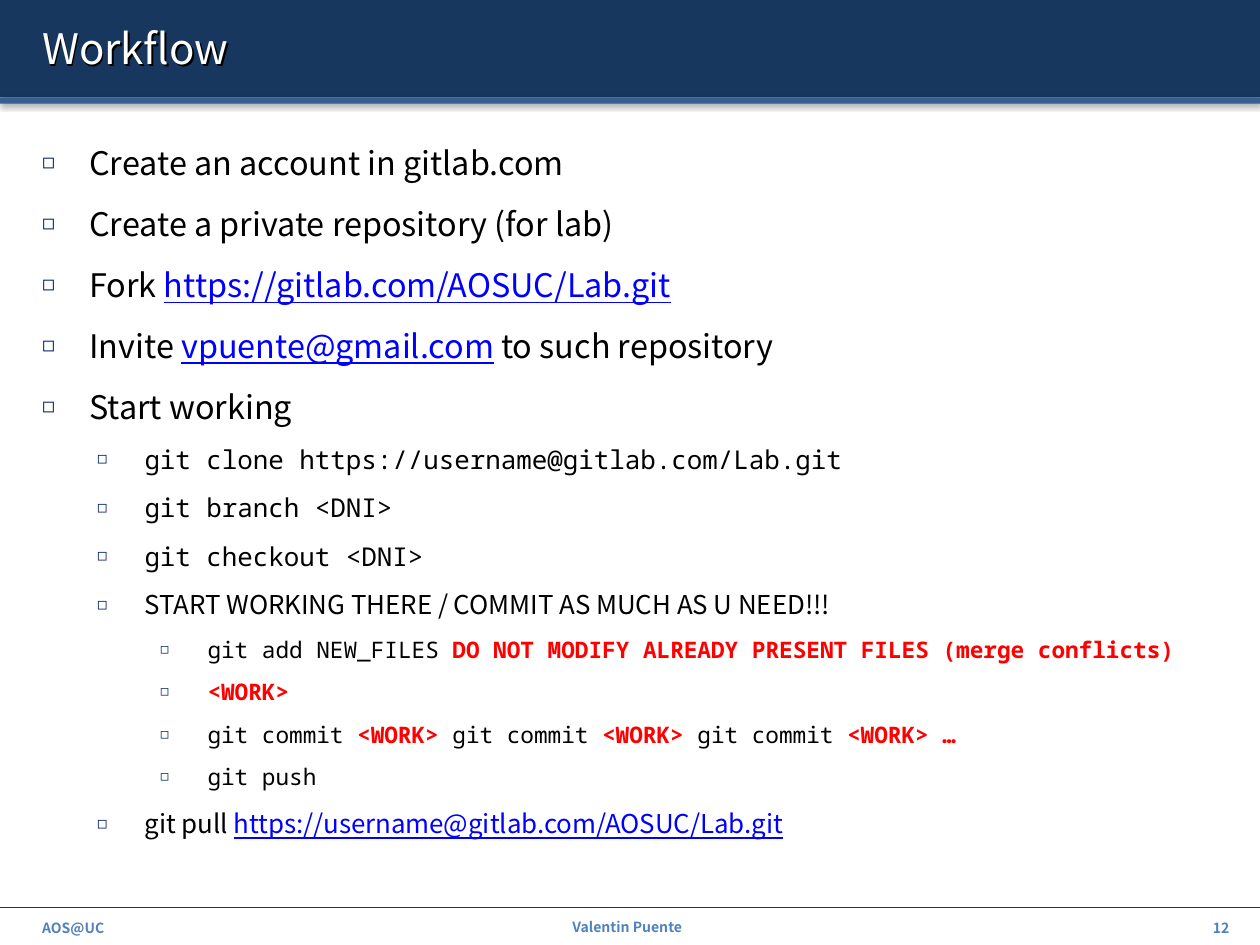
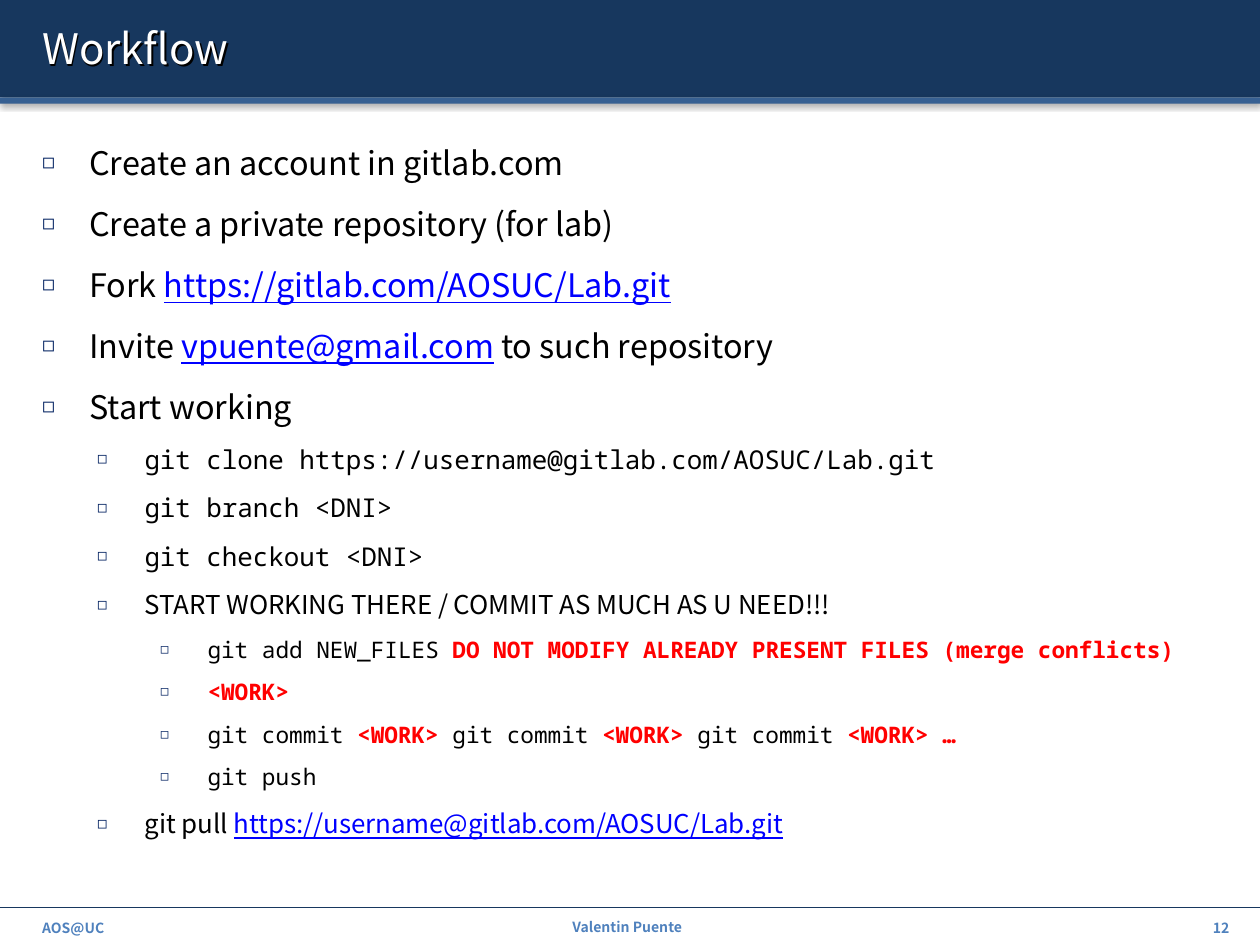
Before and after one commit to ZdravkoDimitrovArnaudov/AOS-XV6-RISCV, a slide deck: slide 12 of 00_Intro.pptx. Drawn at 1260x945 pixels with LibreOffice and Linux fonts; fonts in the diff are those of the drawing. Boxes give left, top, right and bottom in pixels: in the first picture for what was removed or moved away, otherwise in the second. Text is boxed around its words. In the diff, an @@ line names an element or a change of style, - is before the commit and + after.

```diff
--- a/00_Intro.pptx
+++ b/00_Intro.pptx
@@ text at bbox=[145, 449, 934, 475]: text changed @@
-    ◻ git clone https://username@gitlab.com/Lab.git
+    ◻ git clone https://username@gitlab.com/AOSUC/Lab.git
```
Also in this commit, not shown: 2 other slides changed.
